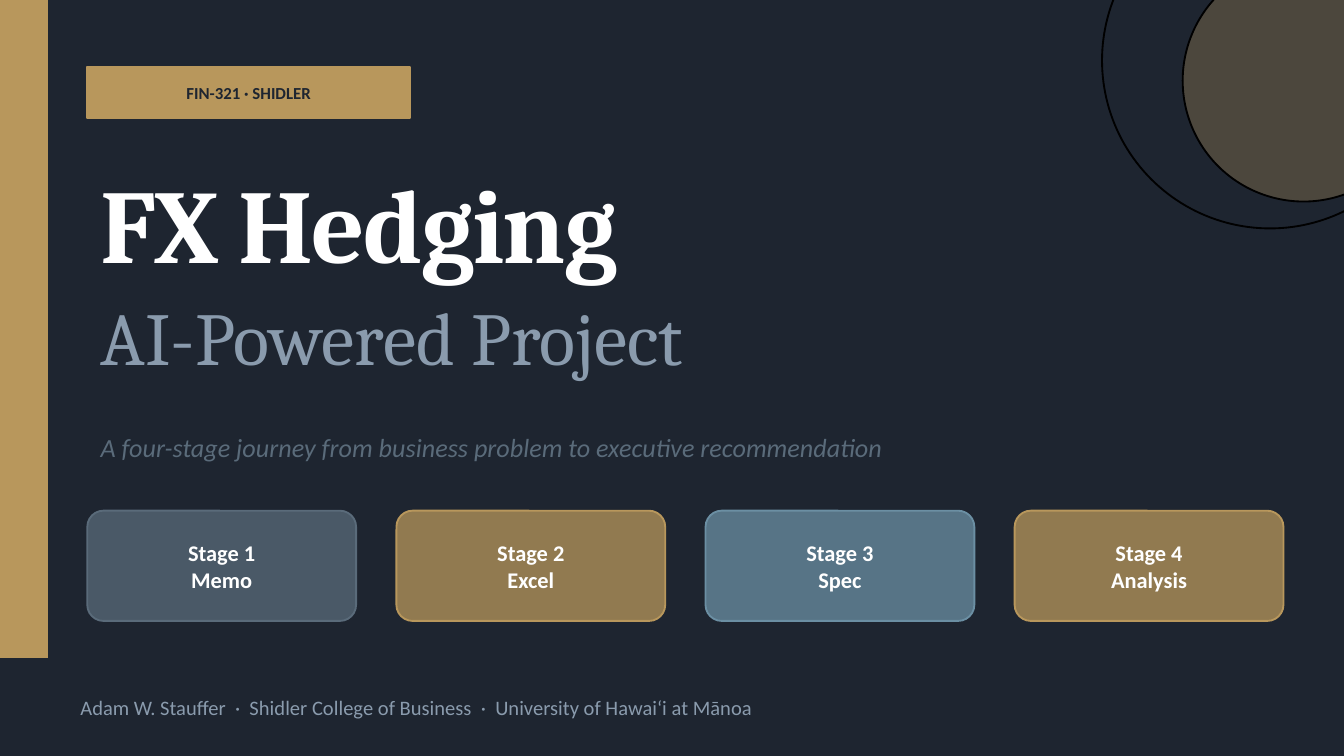
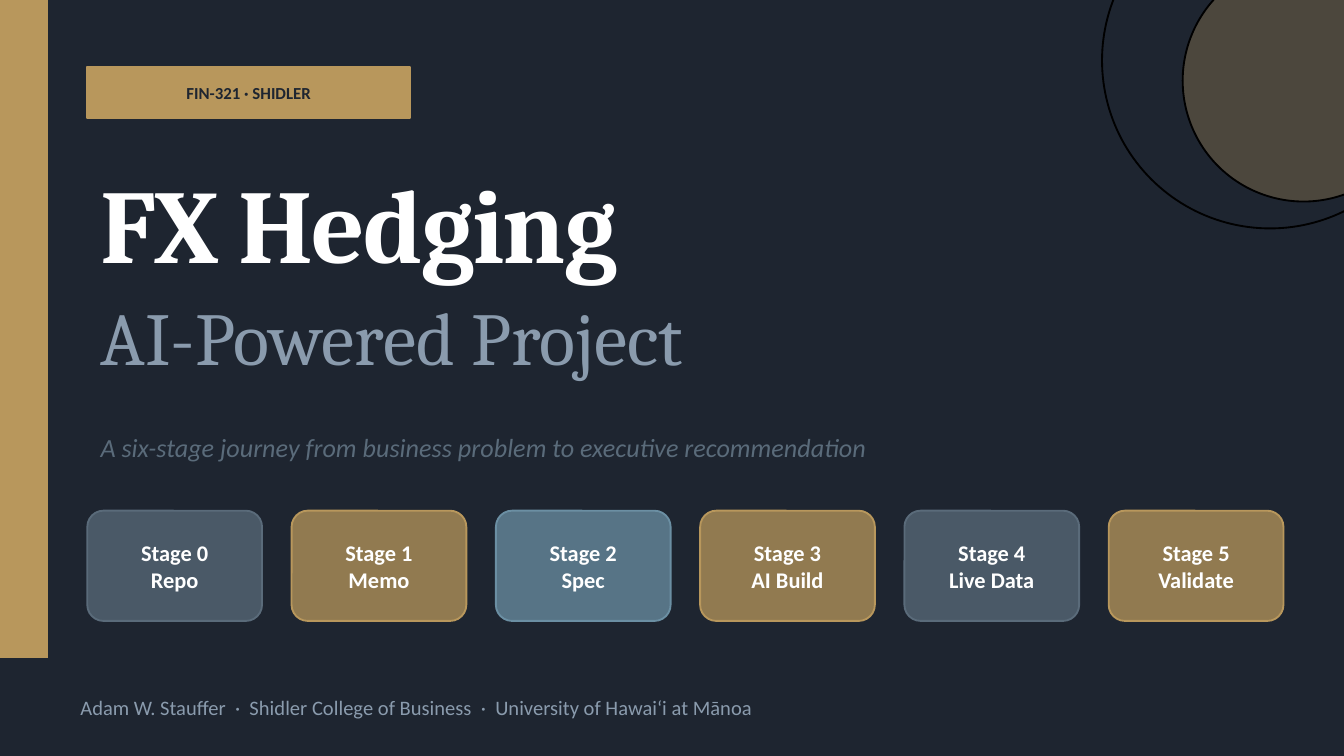
Before and after one commit to adamwstauffer/shidler, a slide deck: slide 1 of courses/International-Finance-And-Securities/projects/fx-hedging/FX-Hedging-Project.pptx. Drawn at 1344x756 pixels with LibreOffice and Linux fonts; fonts in the diff are those of the drawing. Boxes give left, top, right and bottom in pixels: in the first picture for what was removed or moved away, otherwise in the second. Text is boxed around its words. In the diff, an @@ line names an element or a change of style, - is before the commit and + after.

```diff
--- a/courses/International-Finance-And-Securities/projects/fx-hedging/FX-Hedging-Project.pptx
+++ b/courses/International-Finance-And-Securities/projects/fx-hedging/FX-Hedging-Project.pptx
@@ text at <box>101,439,865,461</box>: text changed @@
-A four-stage journey from business problem to executive recommendation
+A six-stage journey from business problem to executive recommendation
@@ rounded rectangle: place and size @@
-rounded rectangle at <box>87,511,356,621</box>
+rounded rectangle at <box>87,511,262,621</box>
@@ rounded rectangle: place and size @@
-rounded rectangle at <box>396,511,665,621</box>
+rounded rectangle at <box>292,511,466,621</box>
@@ text "Stage 1": place and size @@
-text "Stage 1" at <box>188,546,255,588</box>
+text "Stage 1" at <box>345,546,412,588</box>
@@ text "Stage 2": place and size @@
-text "Stage 2" at <box>806,546,873,592</box>
+text "Stage 2" at <box>550,546,616,592</box>
@@ rounded rectangle: place and size @@
-rounded rectangle at <box>706,511,974,621</box>
+rounded rectangle at <box>496,511,671,621</box>
@@ rounded rectangle: place and size @@
-rounded rectangle at <box>1015,511,1284,621</box>
+rounded rectangle at <box>700,511,875,621</box>
@@ rounded rectangle added at <box>905,511,1079,621</box>, fill #5A6B7A at 75% opacity, outline #5A6B7A 1 pt @@
@@ rounded rectangle added at <box>1109,511,1284,621</box>, fill #B8975C at 75% opacity, outline #B8975C 1 pt @@
@@ text added at <box>141,546,208,592</box>, 12 pt, text #FFFFFF, bold @@
+Stage 0
+Repo
@@ text removed at <box>497,546,564,588</box> @@
-Stage 2
-Excel
@@ text at <box>550,546,616,565</box>: text changed @@
-Stage 3
+Stage 2
@@ text at <box>751,546,823,588</box>: text changed @@
-Stage 4
-Analysis
+Stage 3
+AI Build
@@ text added at <box>949,546,1034,588</box>, 12 pt, text #FFFFFF, bold @@
+Stage 4
+Live Data
@@ text added at <box>1158,546,1234,588</box>, 12 pt, text #FFFFFF, bold @@
+Stage 5
+Validate
```
Also in this commit, not shown: 14 other slides changed, 3 slides added, 1 slide removed.
